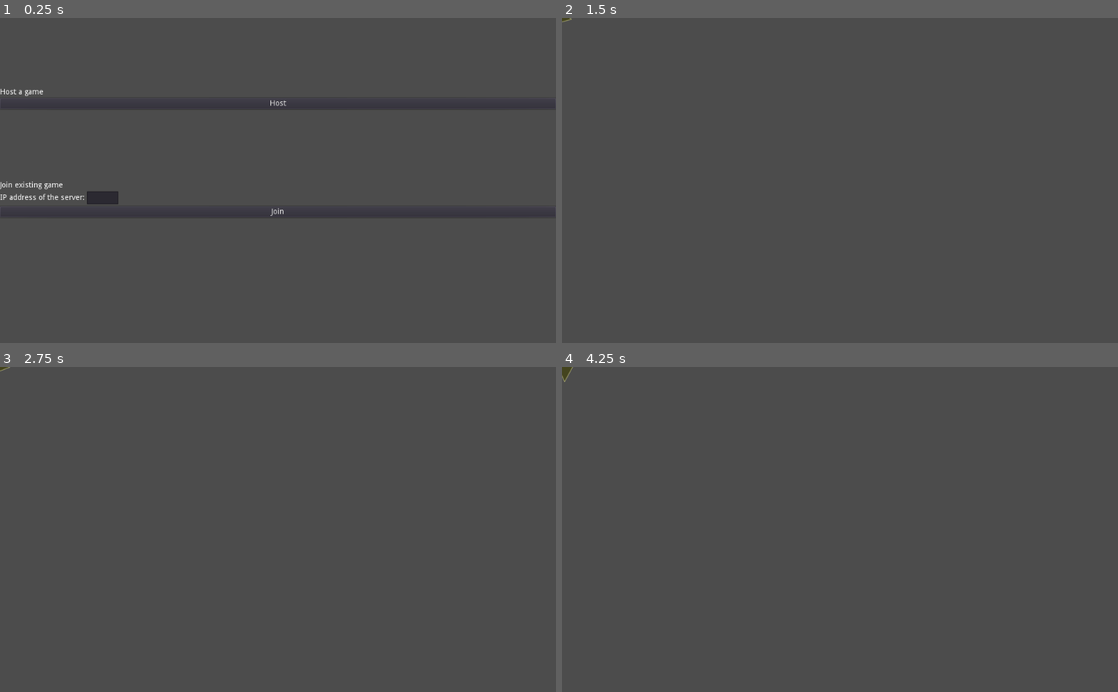
Above: before the commit, frames 1-4 (two rows, left to right).
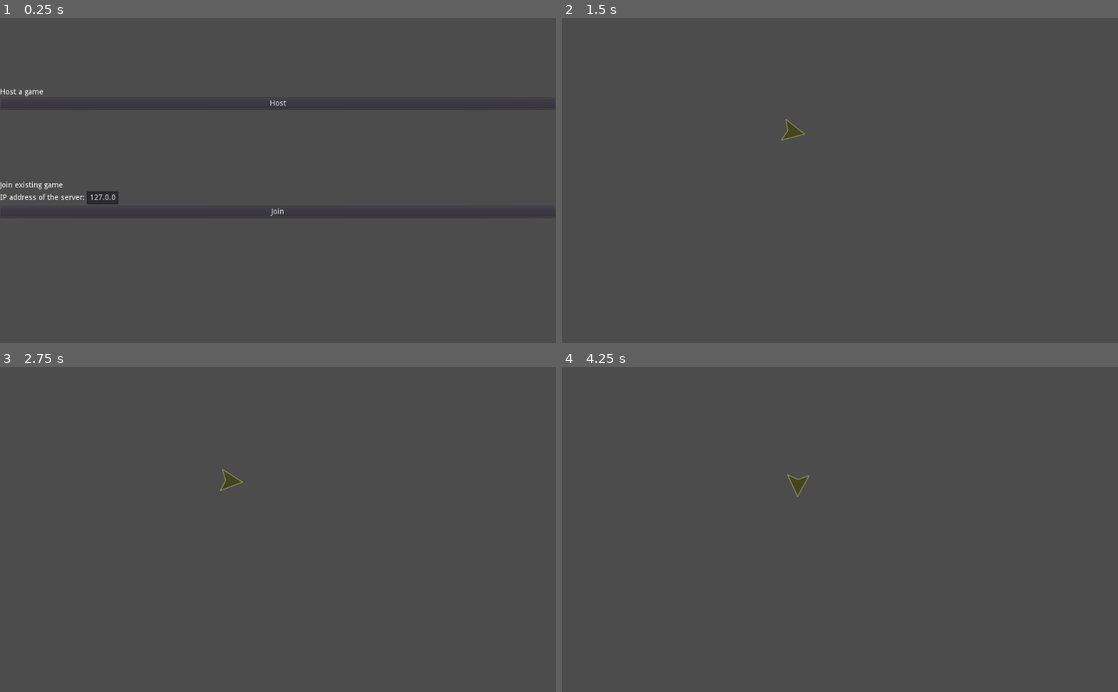
Above: after the commit, the same moments.

Repository: EastolfiGameDev/space-shooter
Game: Godot game, scene res://scenes/menus/Lobby.tscn
Same seed, same stepped clock (60 frames per second), same inputs: the game is played once before the commit and once after it.
Inputs:
- Up to frame 1 (0.25 s): no input
- Up to frame 2 (1.5 s): click "Host" at 0.5 s; tap Enter at 1.25 s; hold Right (ui_right) from 1.28 s (still down)
- Up to frame 3 (2.75 s): release Right (ui_right) at 2.03 s; hold Left (ui_left) from 2.03 s (still down)
- Up to frame 4 (4.25 s): release Left (ui_left) at 2.78 s; hold Right (ui_right) 2.78-3.53 s; hold Up (ui_up) from 3.53 s (still down)

The runs differ from the first frame. In frame 1, less than 0.1% of the frame differs, in the area x 16-21%, y 54-56%; in frame 2, 0.1%; in frame 3, 0.1%; in frame 4, 0.2%, in the area x 0-45%, y 0-40%.

Commit message:
fix: Fix the multiplayer connection

Diff:
--- a/scenes/ConnectionManager.gd
+++ b/scenes/ConnectionManager.gd
@@ -15,7 +15,7 @@
 	register_player(get_tree().get_network_unique_id())
 	get_tree().get_root().get_node("Lobby").queue_free()
 
-func register_player(player_id):
+remote func register_player(player_id):
 	var ship_instance = ship.instance()
 
 	ship_instance.set_network_master(player_id)
@@ -32,7 +32,7 @@
 	var host = NetworkedMultiplayerENet.new()
 	host.create_server(PORT, MAX_PLAYERS)
 	print("----")
-	print(host.get_peer_address(1))
+	print(IP.get_local_addresses())
 	print("----")
 	get_tree().set_network_peer(host)
 
--- a/scenes/levels/Main.tscn
+++ b/scenes/levels/Main.tscn
@@ -5,4 +5,4 @@
 [node name="Main" type="Node"]
 
 [node name="Ship" parent="." instance=ExtResource( 1 )]
-position = Vector2( 315.355, 129.852 )
+position = Vector2( 412.346, 287.002 )
--- a/scenes/menus/Lobby.gd
+++ b/scenes/menus/Lobby.gd
@@ -1,8 +1,4 @@
 extends Node
-
-func _ready():
-	pass
-
 
 func _on_HostGameButton_pressed():
 	ConnectionManager.on_host_game()
--- a/scenes/menus/Lobby.tscn
+++ b/scenes/menus/Lobby.tscn
@@ -54,6 +54,7 @@
 margin_left = 160.0
 margin_right = 218.0
 margin_bottom = 24.0
+text = "127.0.0.1"
 
 [node name="JoinGameButton" type="Button" parent="VBoxContainer/VBoxContainer2"]
 margin_top = 46.0
--- a/scenes/player/Ship.gd
+++ b/scenes/player/Ship.gd
@@ -4,17 +4,27 @@
 const ROTATION_SPEED = 80
 const MAX_SPEED = 150
 
+slave var slave_position = Vector2.ZERO
+slave var slave_rotation = 0
+
 func _ready():
 	pass
 
 func _process(delta):
-	if Input.is_action_pressed("ui_up"):
-		add_force(Vector2.ZERO, Vector2(cos(rotation), sin(rotation)) * delta * SPEED)
+	if is_network_master():
+		if Input.is_action_pressed("ui_up"):
+			add_force(Vector2.ZERO, Vector2(cos(rotation), sin(rotation)) * delta * SPEED)
 
-	if get_linear_velocity().length() > MAX_SPEED:
-		set_linear_velocity(get_linear_velocity().normalized() * MAX_SPEED)
+		if get_linear_velocity().length() > MAX_SPEED:
+			set_linear_velocity(get_linear_velocity().normalized() * MAX_SPEED)
 
-	if Input.is_action_pressed("ui_left"):
-		set_angular_velocity(-ROTATION_SPEED * delta)
-	if Input.is_action_pressed("ui_right"):
-		set_angular_velocity(ROTATION_SPEED * delta)
+		if Input.is_action_pressed("ui_left"):
+			set_angular_velocity(-ROTATION_SPEED * delta)
+		if Input.is_action_pressed("ui_right"):
+			set_angular_velocity(ROTATION_SPEED * delta)
+
+		rset_unreliable("slave_position", position)
+		rset_unreliable("slave_rotation", rotation)
+	else:
+		position = slave_position
+		rotation = slave_rotation
--- a/scenes/player/Ship.tscn
+++ b/scenes/player/Ship.tscn
@@ -6,6 +6,7 @@
 [sub_resource type="CircleShape2D" id=1]
 
 [node name="Ship" type="RigidBody2D"]
+position = Vector2( 429.062, 211.946 )
 gravity_scale = 0.0
 script = ExtResource( 1 )
 __meta__ = {
